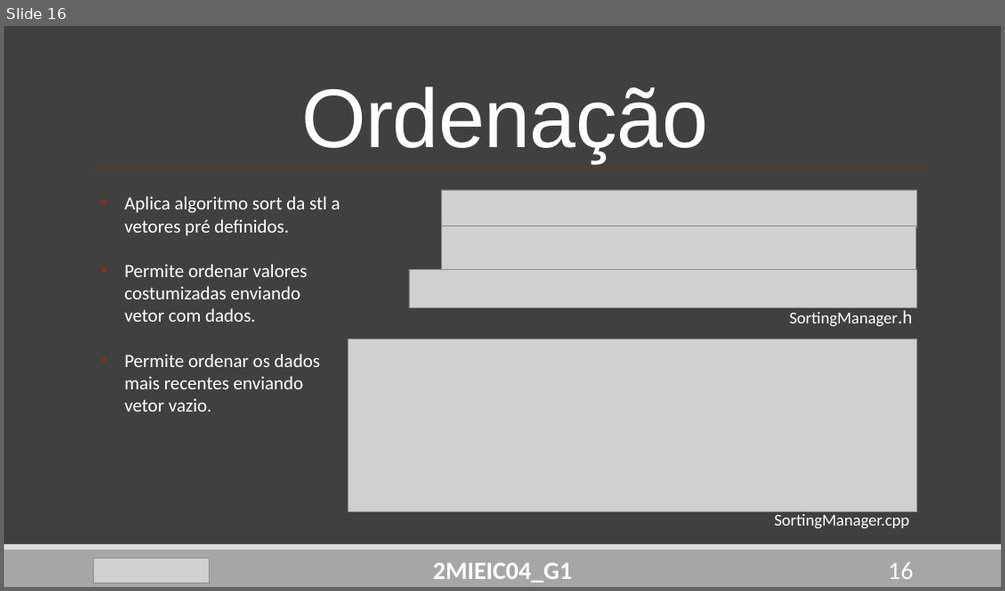
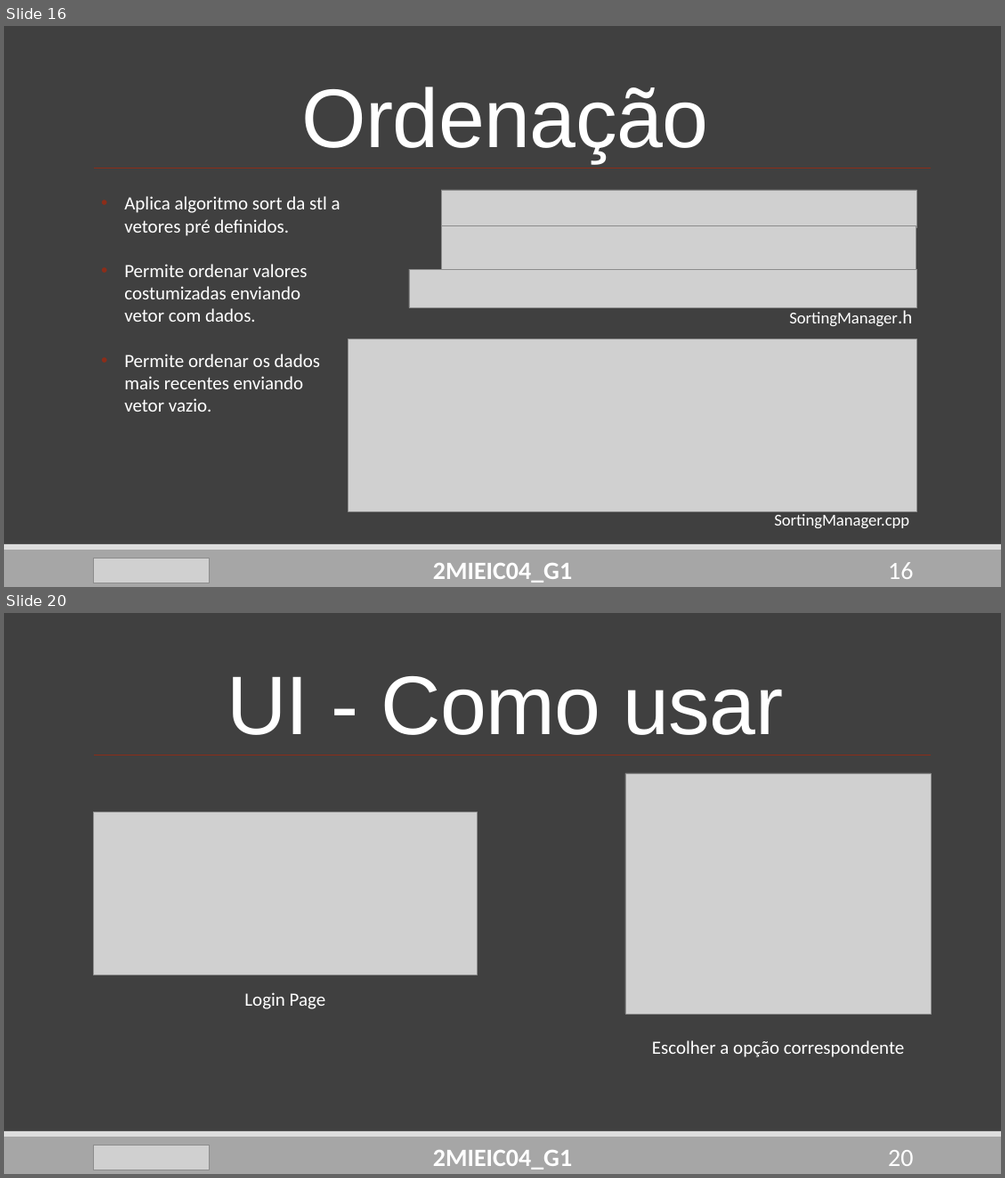
Before and after one commit to DoStini/FEUP-AEDA-proj, a slide deck: StreamZ_Apresentation4.pptx. Shown one above the other, each under a label of ours: slide 16 before the commit, slides 16 and 20 after it; the slides between them are not shown. The pictures are 1005x591 and 1005x1178 pixels, drawn with LibreOffice and Linux fonts; fonts in the diff are those of the drawing; grey boxes stand for pictures. Boxes give left, top, right and bottom in pixels: in the first picture for what was removed or moved away, otherwise in the second. Text is boxed around its words. In the diff, an @@ line names an element or a change of style, - is before the commit and + after.

```diff
--- a/StreamZ_Apresentation4.pptx
+++ b/StreamZ_Apresentation4.pptx
@@ slide 20 added at (4,613,1001,1174), background #404040; not listed: 3 template elements that a slide beside it also shows @@
@@ title added at (226,676,783,735), 80 pt, text #FFFFFF @@
+UI - Como usar
@@ line added from (931, 755) to (94, 755), #8C2D19 1 pt @@
@@ picture added at (625,773,931,1013) @@
@@ picture added at (94,811,477,975) @@
@@ text added at (244,992,326,1009), 18 pt, text #FFFFFF @@
+Login Page
@@ text added at (652,1040,904,1057), 18 pt, text #FFFFFF @@
+Escolher a opção correspondente
@@ picture added at (94,1144,209,1170) @@
@@ text added at (433,1150,572,1169), 24 pt, text #FFFFFF, bold @@
+2MIEIC04_G1
@@ page number added at (888,1150,913,1166), 24 pt, text #FFFFFF @@
+20
```
Also in this commit, not shown: 3 slides changed, 1 other slide added.
